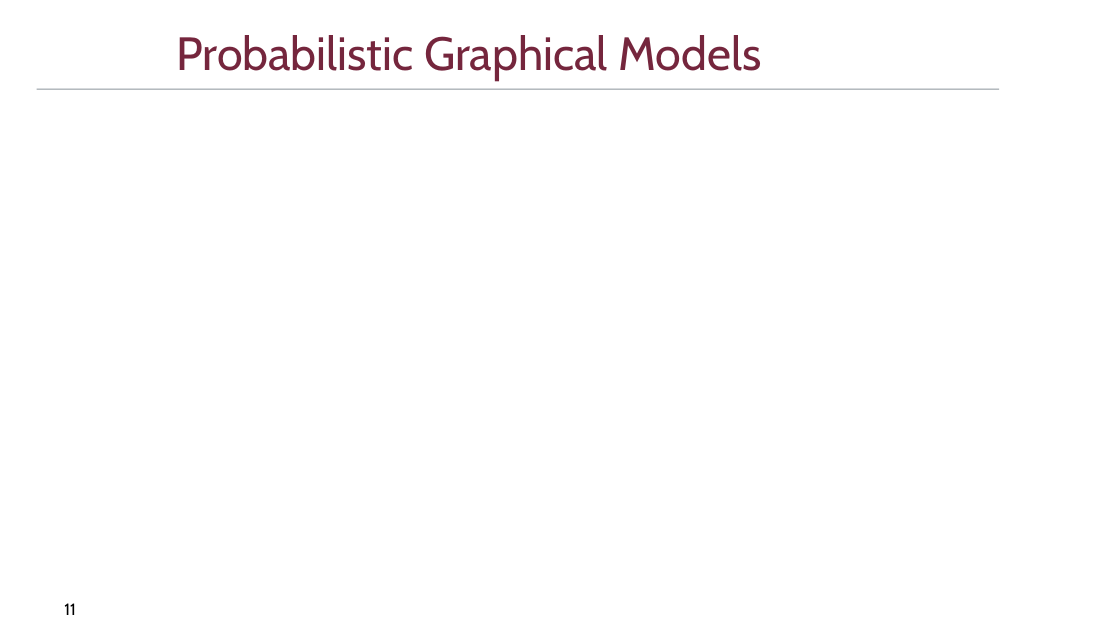
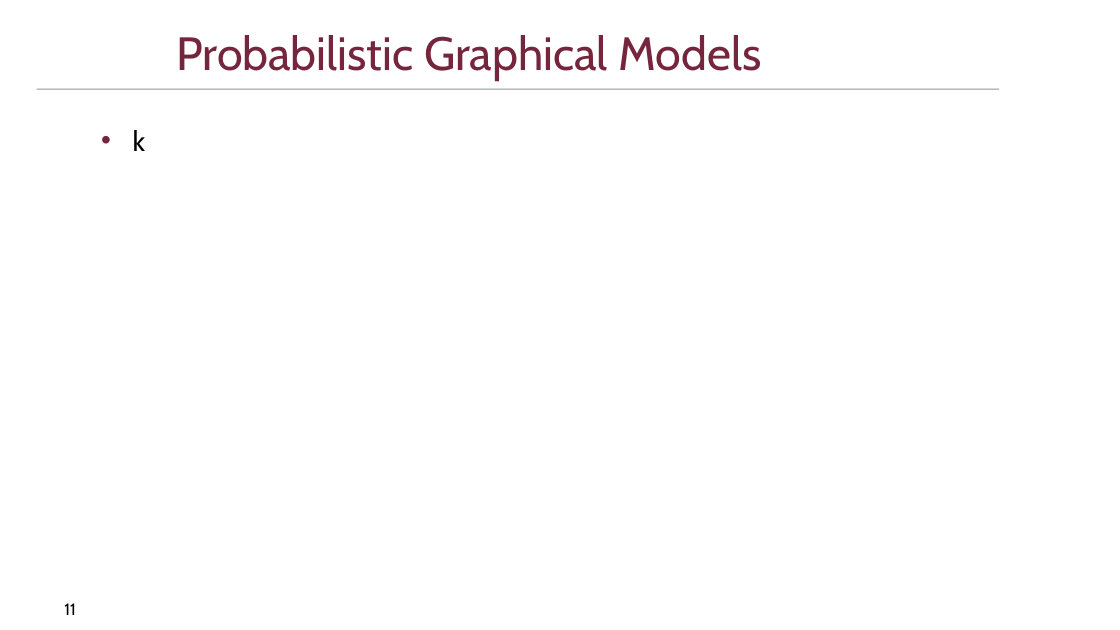
Before and after one commit to DriesSmit/SkripsieReport, a slide deck: slide 11 of OralExamination/SkripsieOral_APSmit.pptx. Drawn at 1120x630 pixels with LibreOffice and Linux fonts; fonts in the diff are those of the drawing; background and template pictures are left out. Boxes give left, top, right and bottom in pixels: in the first picture for what was removed or moved away, otherwise in the second. Text is boxed around its words. In the diff, an @@ line names an element or a change of style, - is before the commit and + after.

```diff
--- a/OralExamination/SkripsieOral_APSmit.pptx
+++ b/OralExamination/SkripsieOral_APSmit.pptx
@@ text added at bbox=[133, 130, 146, 151], 24 pt, text #000000 @@
+• k
```
Also in this commit, not shown: 2 other slides changed, 3 slides added, 2 slides removed.
